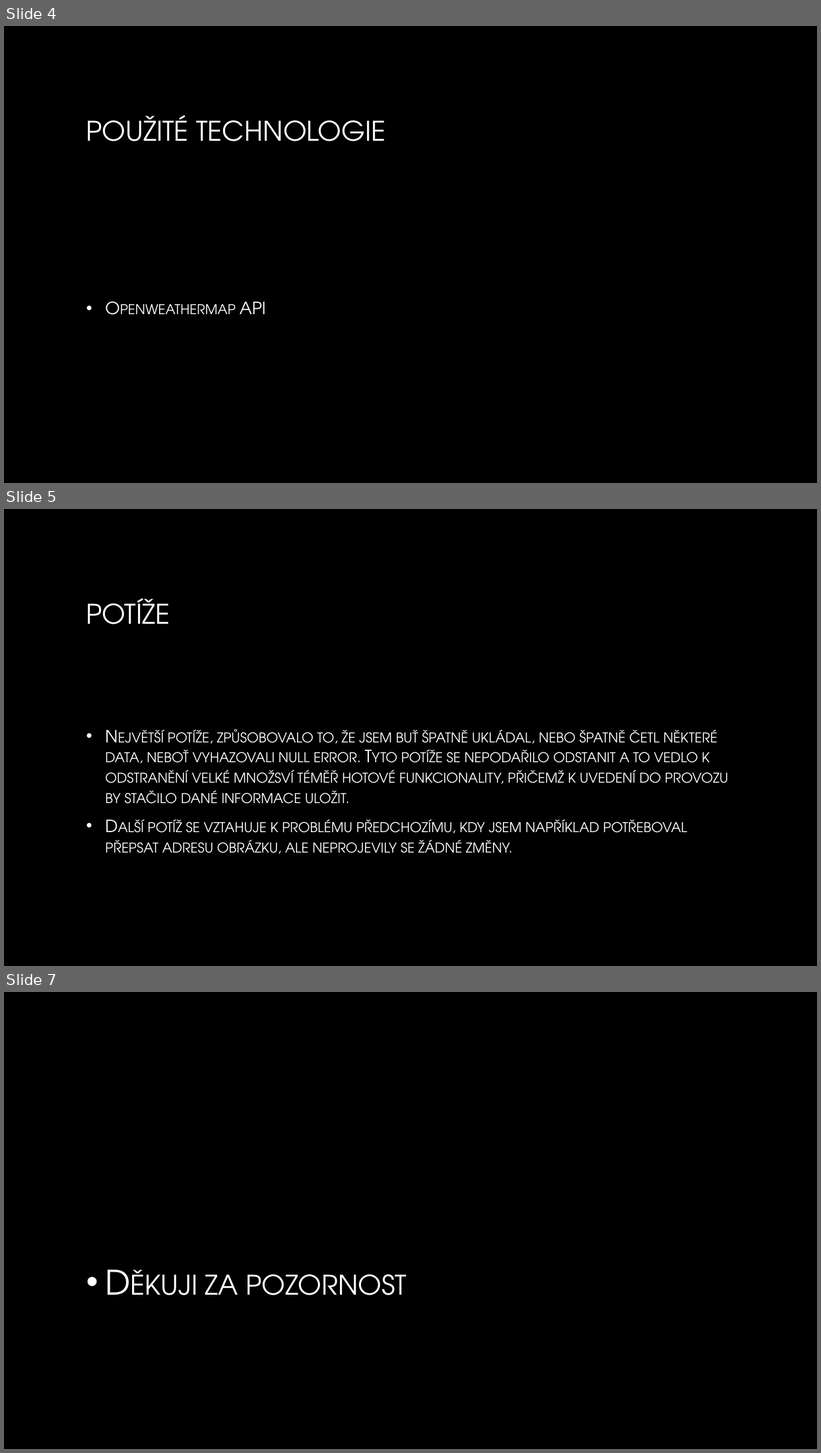
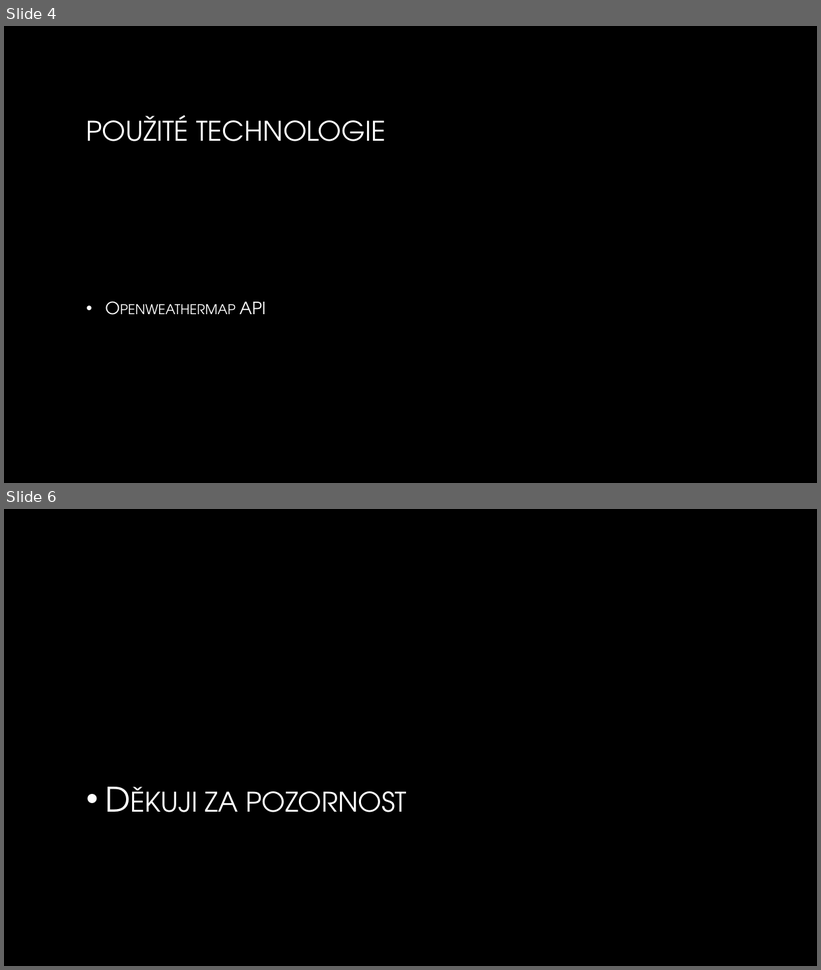
Before and after one commit to trophers/weather, a slide deck: Prez.pptx. Shown one above the other, each under a label of ours: slides 4, 5 and 7 before the commit, slides 4 and 6 after it; the slides between them are not shown. The pictures are 821x1453 and 821x970 pixels, drawn with LibreOffice and Linux fonts; fonts in the diff are those of the drawing; background and template pictures are left out. Boxes give left, top, right and bottom in pixels: in the first picture for what was removed or moved away, otherwise in the second. Text is boxed around its words. In the diff, an @@ line names an element or a change of style, - is before the commit and + after.

```diff
--- a/Prez.pptx
+++ b/Prez.pptx
@@ slide 5 removed at box(4, 509, 817, 966), background picture (left out) @@
@@ title removed at box(86, 598, 170, 625) @@
-POTÍŽE
@@ text removed at box(105, 729, 728, 854) @@
-• Největší potíže, způsobovalo to, že jsem buť špatně ukládal, nebo špatně četl některé data, neboť vyhazovali null error. Tyto potíže se nepodařilo odstanit a to vedlo k odstranění velké množsví téměř hotové funkcionality, přičemž k uvedení do provozu by stačilo dané informace uložit.
-• Další potíž se vztahuje k problému předchozímu, kdy jsem například potřeboval přepsat adresu obrázku, ale neprojevily se žádné změny.
@@ what was slide 7 is now slide 6 @@
```
Also in this commit, not shown: 2 slides changed.
